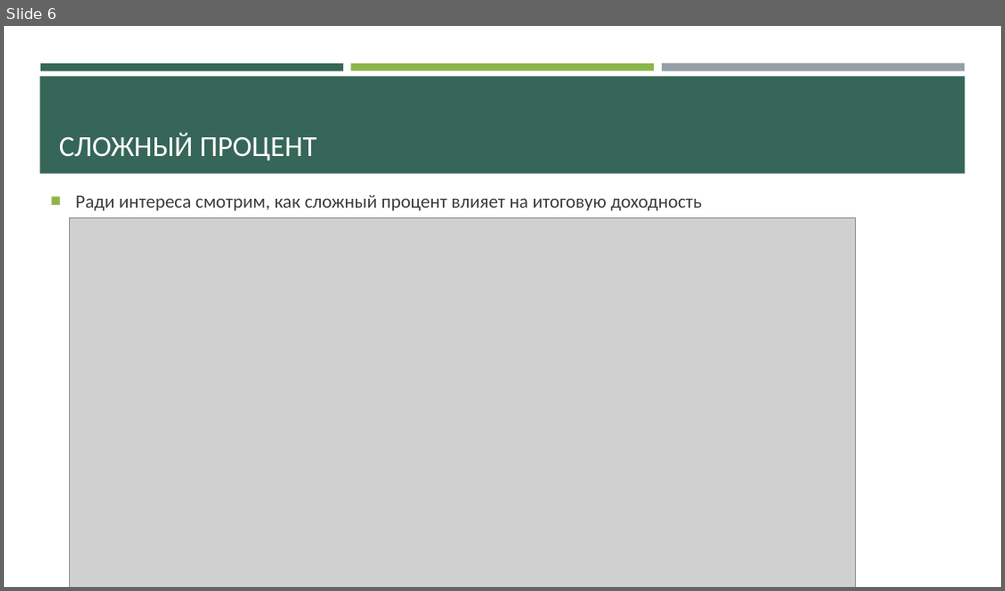
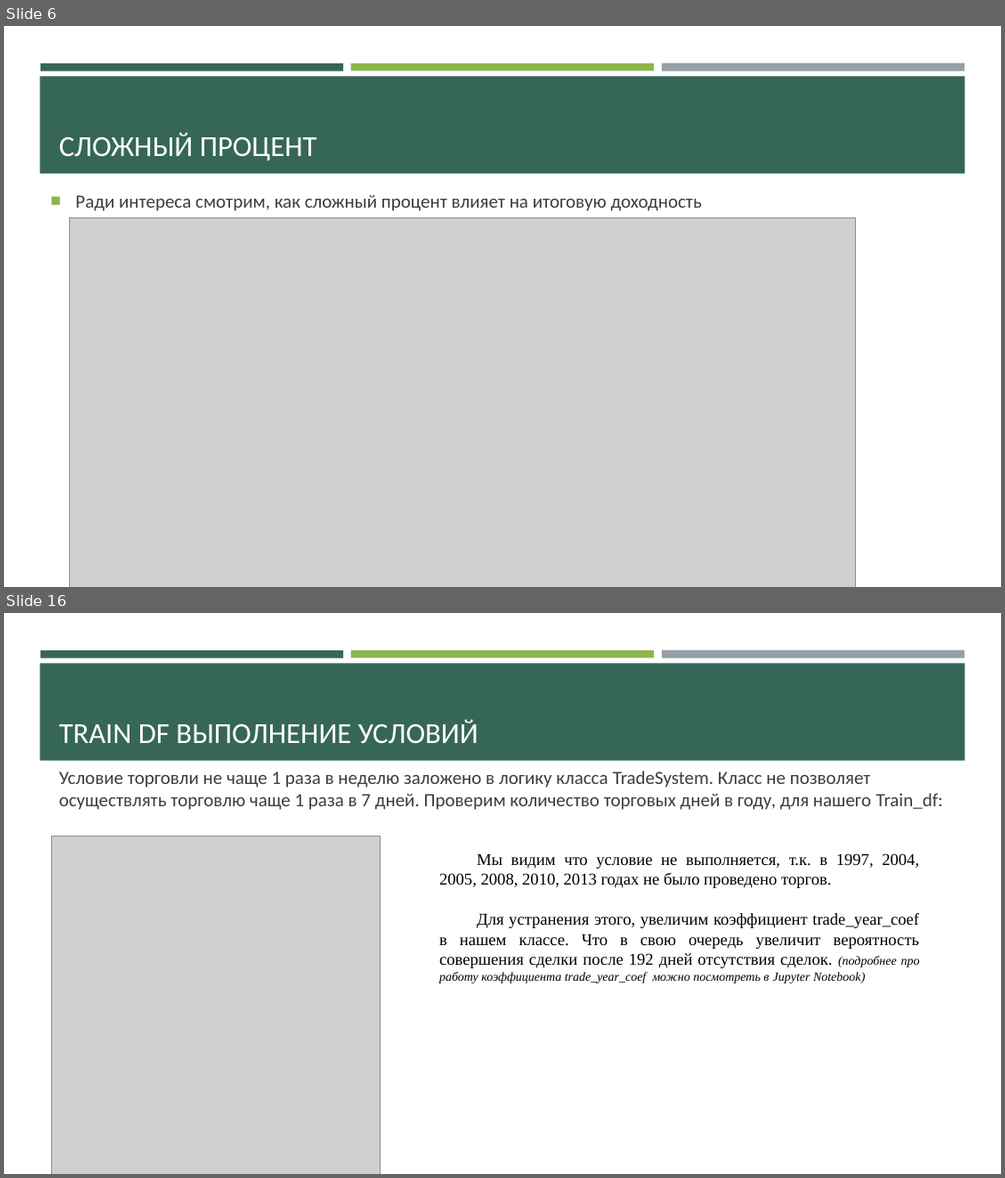
Before and after one commit to Den-is-me/test_ff, a slide deck: Торговля фондом VFINX.pptx. Shown one above the other, each under a label of ours: slide 6 before the commit, slides 6 and 16 after it; the slides between them are not shown. The pictures are 1005x591 and 1005x1178 pixels, drawn with LibreOffice and Linux fonts; fonts in the diff are those of the drawing; grey boxes stand for pictures. Boxes give left, top, right and bottom in pixels: in the first picture for what was removed or moved away, otherwise in the second. Text is boxed around its words. In the diff, an @@ line names an element or a change of style, - is before the commit and + after.

```diff
--- a/Торговля фондом VFINX.pptx
+++ b/Торговля фондом VFINX.pptx
@@ slide 16 added at (4,613,1001,1174), background #FFFFFF; not listed: 4 template elements that a slide beside it also shows @@
@@ title added at (59,720,478,743), 28 pt, text #FFFFFF @@
+TRAIN DF ВЫПОЛНЕНИЕ УСЛОВИЙ
@@ text added at (59,771,943,810), 18 pt, text #3D3D3D @@
+Условие торговли не чаще 1 раза в неделю заложено в логику класса TradeSystem. Класс не позволяет осуществлять торговлю чаще 1 раза в 7 дней. Проверим количество торговых дней в году, для нашего Train_df:
@@ picture added at (52,835,380,1174) @@
@@ text added at (439,853,920,983), 16 pt, text #000000 @@
+Мы видим что условие не выполняется, т.к. в 1997, 2004, 2005, 2008, 2010, 2013 годах не было проведено торгов.
+Для устранения этого, увеличим коэффициент trade_year_coef в нашем классе. Что в свою очередь увеличит вероятность совершения сделки после 192 дней отсутствия сделок. (подробнее про работу коэффициента trade_year_coef можно посмотреть в Jupyter Notebook)
```
Also in this commit, not shown: 4 slides changed, 14 other slides added, 2 other files.
